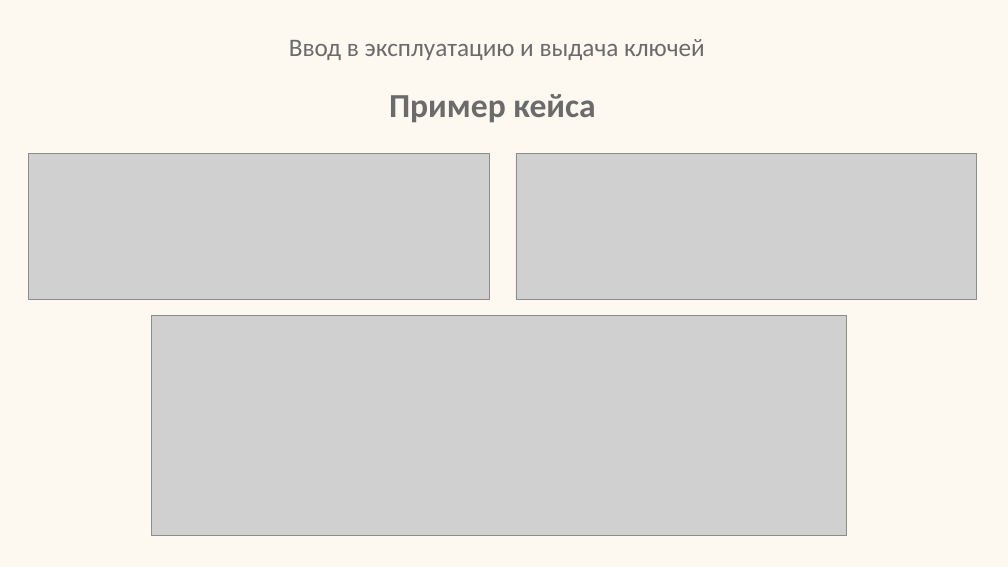
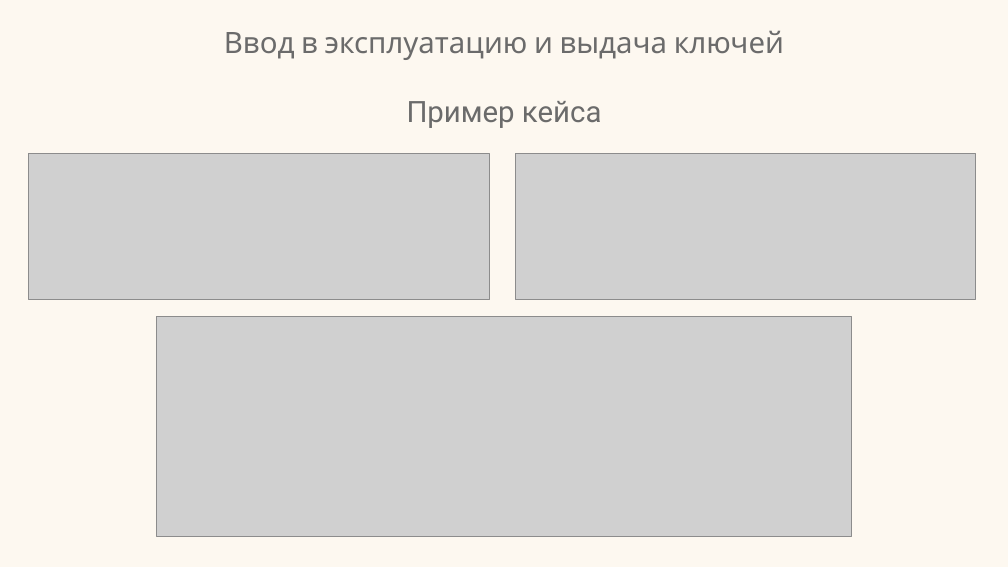
Before and after one commit to inversia/inversia.github.io, a slide deck: slide 13 of presentati/Пример месячного отчёта.pptx. Drawn at 1008x567 pixels with LibreOffice and Linux fonts; fonts in the diff are those of the drawing; grey boxes stand for pictures. Boxes give left, top, right and bottom in pixels: in the first picture for what was removed or moved away, otherwise in the second. Text is boxed around its words. In the diff, an @@ line names an element or a change of style, - is before the commit and + after.

```diff
--- a/presentati/Пример месячного отчёта.pptx
+++ b/presentati/Пример месячного отчёта.pptx
@@ title "Ввод в эксплуатацию и выдача ...": place and size @@
-title "Ввод в эксплуатацию и выдача ..." at [289, 39, 705, 60]
+title "Ввод в эксплуатацию и выдача ..." at [224, 30, 784, 60]
@@ title "Ввод в эксплуатацию и выдача ..." at [224, 30, 784, 60]: size 24 to 28 pt, font Calibri to Cabin; alignment left to centre; line spacing 1 to 0.9; vertical alignment top to middle @@
@@ text "Пример кейса": place and size @@
-text "Пример кейса" at [389, 94, 595, 123]
+text "Пример кейса" at [407, 101, 602, 128]
@@ text "Пример кейса" at [407, 101, 602, 128]: size 32 to 28 pt, font Calibri to Roboto, bold off; alignment left to centre @@
@@ picture: place and size @@
-picture at [151, 315, 847, 535]
+picture at [157, 316, 852, 536]
```
Also in this commit, not shown: 16 other slides changed, 2 other files.
